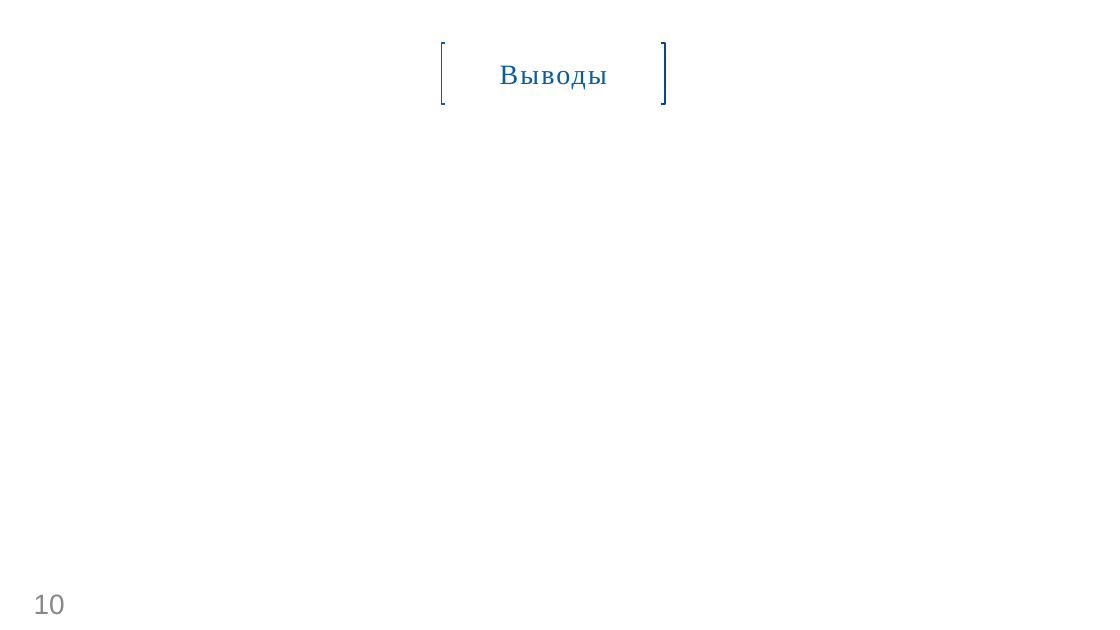
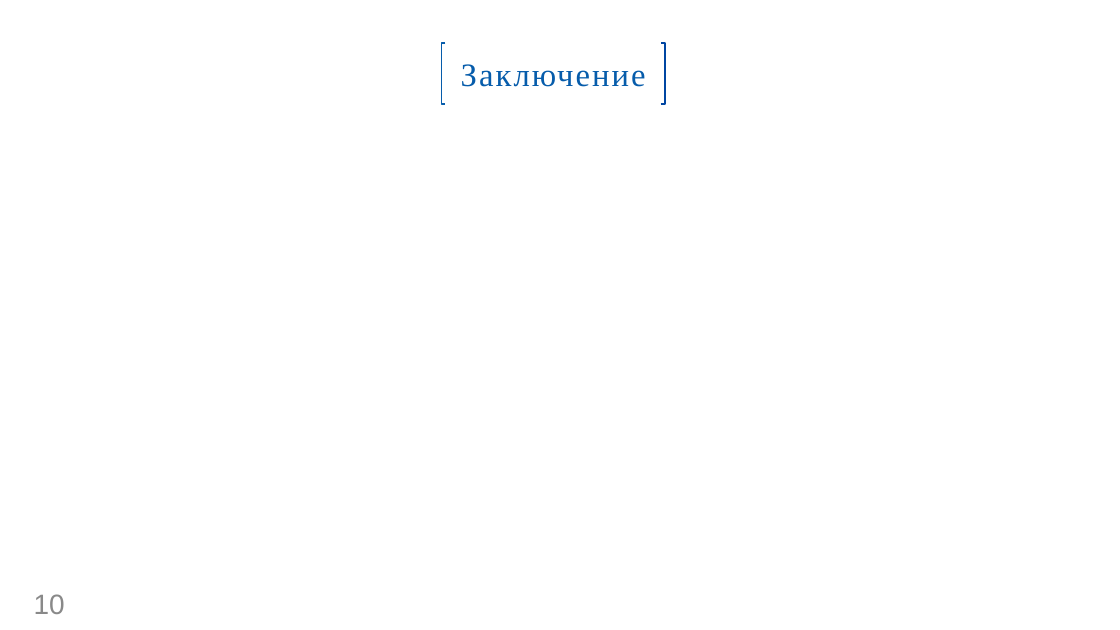
Before and after one commit to GorshkovAndrey/BMSTU, a slide deck: slide 10 of Для защиты ВКР/Презентация ВКР. Горшков А. В..pptx. Drawn at 1120x630 pixels with LibreOffice and Linux fonts; fonts in the diff are those of the drawing; grey boxes stand for pictures; background and template pictures are left out. Boxes give left, top, right and bottom in pixels: in the first picture for what was removed or moved away, otherwise in the second. Text is boxed around its words. In the diff, an @@ line names an element or a change of style, - is before the commit and + after.

```diff
--- a/Для защиты ВКР/Презентация ВКР. Горшков А. В..pptx
+++ b/Для защиты ВКР/Презентация ВКР. Горшков А. В..pptx
@@ text in rectangle at (461, 64, 646, 87): text changed; size 24 to 28 pt @@
-Выводы
+Заключение
```
Also in this commit, not shown: 2 other slides changed, 1 other file.
